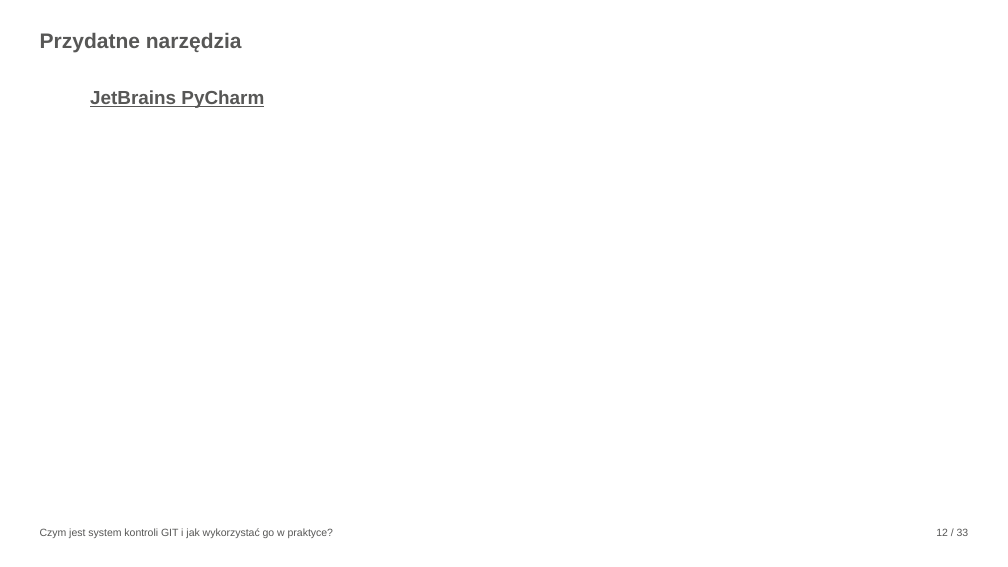
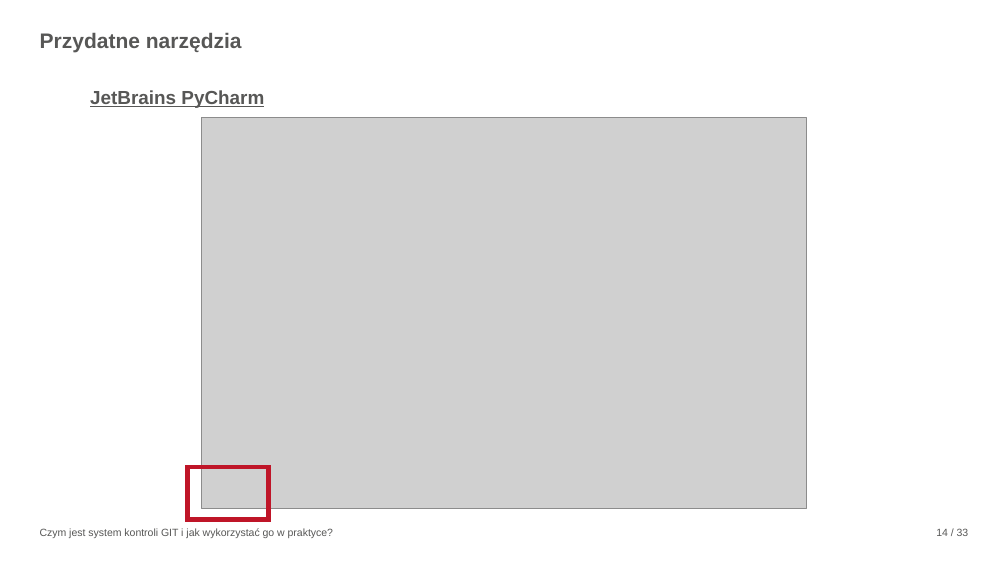
Before and after one commit to KrystynaKan/szkolenie_git, a slide deck: slide 14 of GIT-prezentacja.pptx (slide 12 before the commit). Drawn at 1008x567 pixels with LibreOffice and Linux fonts; fonts in the diff are those of the drawing; grey boxes stand for pictures; background and template pictures are left out. Boxes give left, top, right and bottom in pixels: in the first picture for what was removed or moved away, otherwise in the second. Text is boxed around its words. In the diff, an @@ line names an element or a change of style, - is before the commit and + after.

```diff
--- a/GIT-prezentacja.pptx
+++ b/GIT-prezentacja.pptx
@@ picture added at (x1=201, y1=118, x2=807, y2=509) @@
@@ rectangle added at (x1=188, y1=467, x2=268, y2=520), outline #BF1528 4.5 pt @@
```
Also in this commit, not shown: 15 other slides changed, 1 slide added, 23 slides removed.
